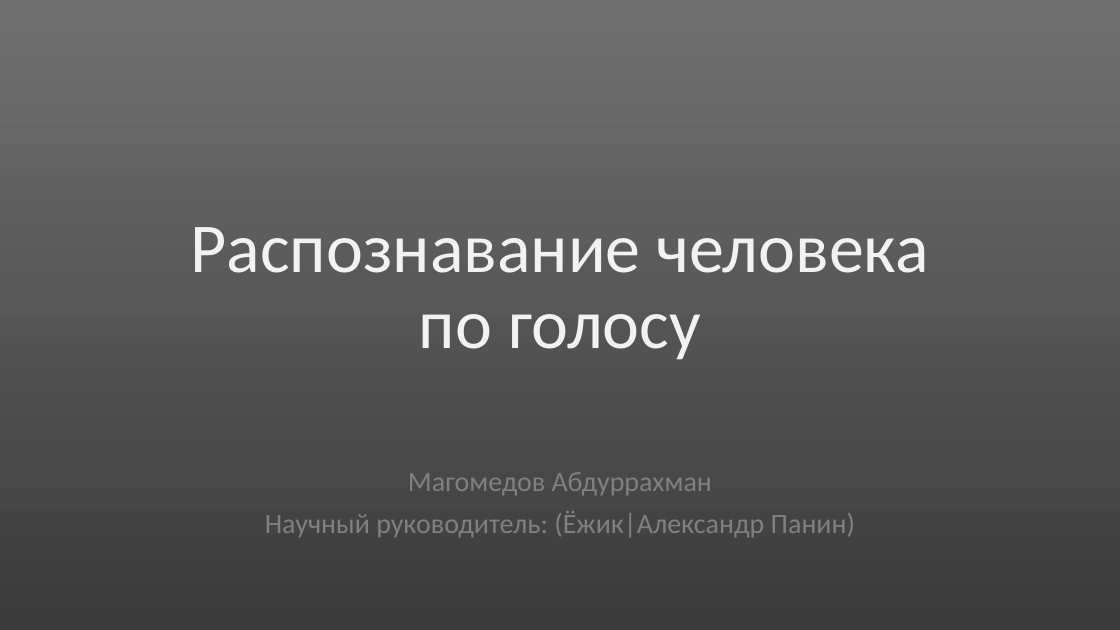
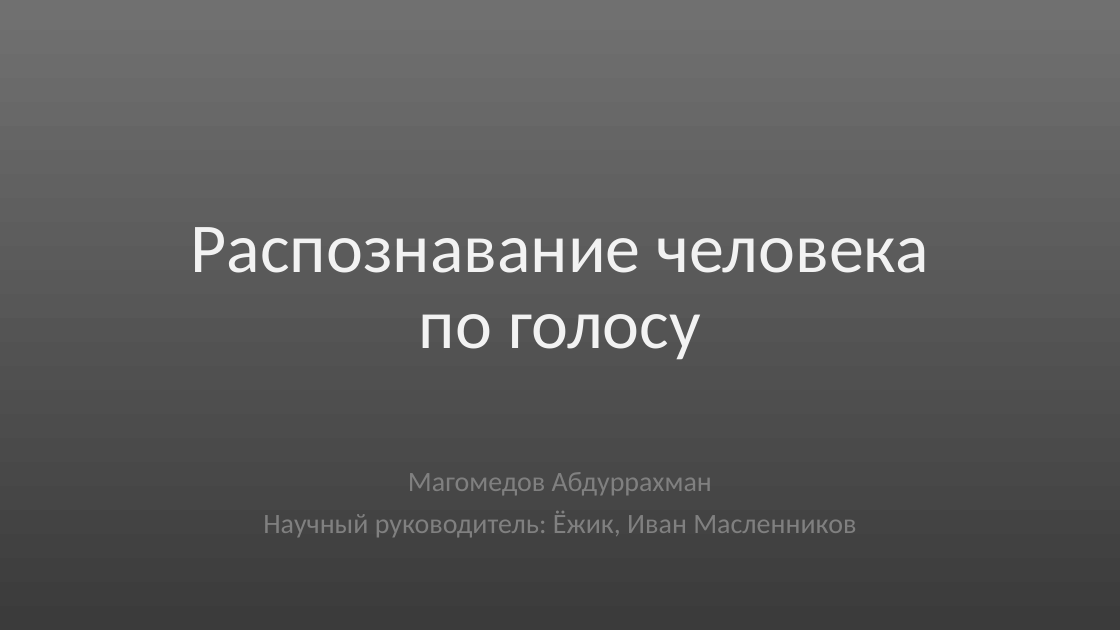
Before and after one commit to abrikos110/school-bla, a slide deck: slide 1 of presentations/voice-rec.pptx. Drawn at 1120x630 pixels with LibreOffice and Linux fonts; fonts in the diff are those of the drawing. Boxes give left, top, right and bottom in pixels: in the first picture for what was removed or moved away, otherwise in the second. Text is boxed around its words. In the diff, an @@ line names an element or a change of style, - is before the commit and + after.

```diff
--- a/presentations/voice-rec.pptx
+++ b/presentations/voice-rec.pptx
@@ subtitle at [263,511,856,537]: text changed @@
-Научный руководитель: (Ёжик|Александр Панин)
+Научный руководитель: Ёжик, Иван Масленников
```
Also in this commit, not shown: 5 other slides changed, 8 slides added, 1 slide removed.
